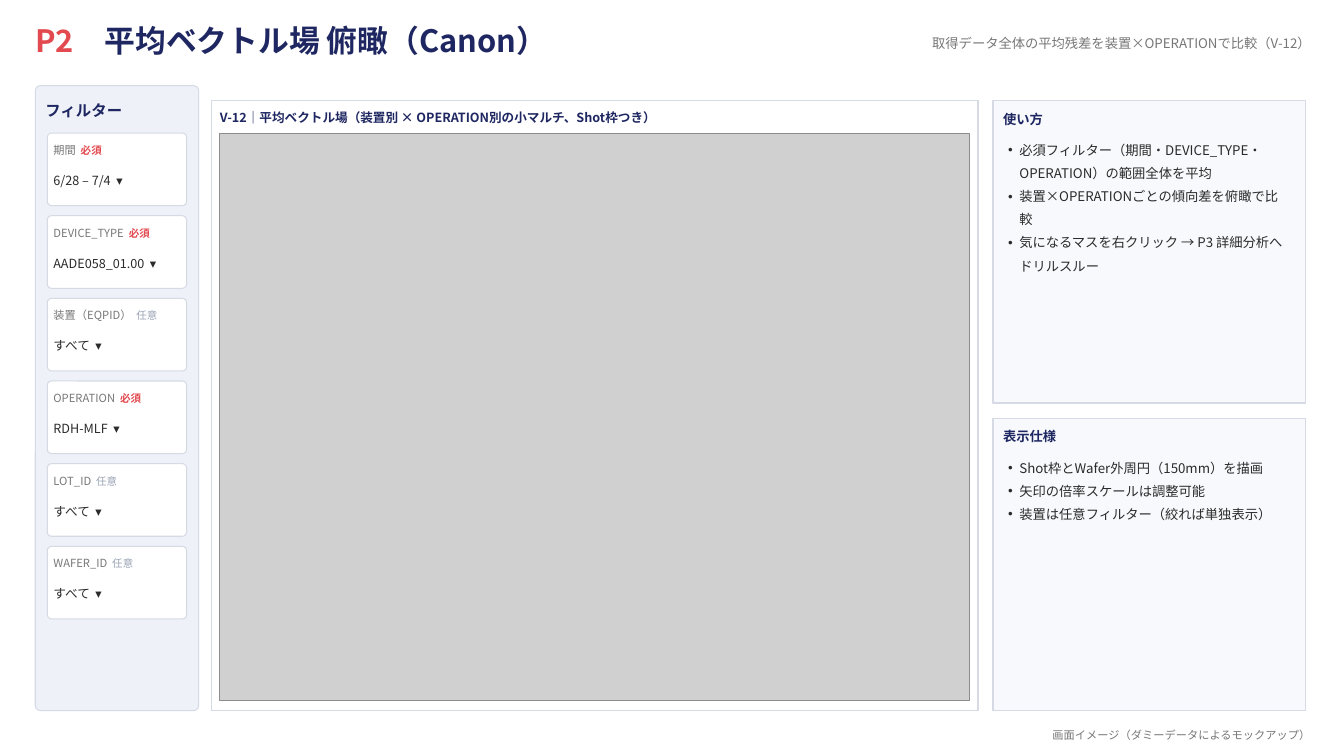
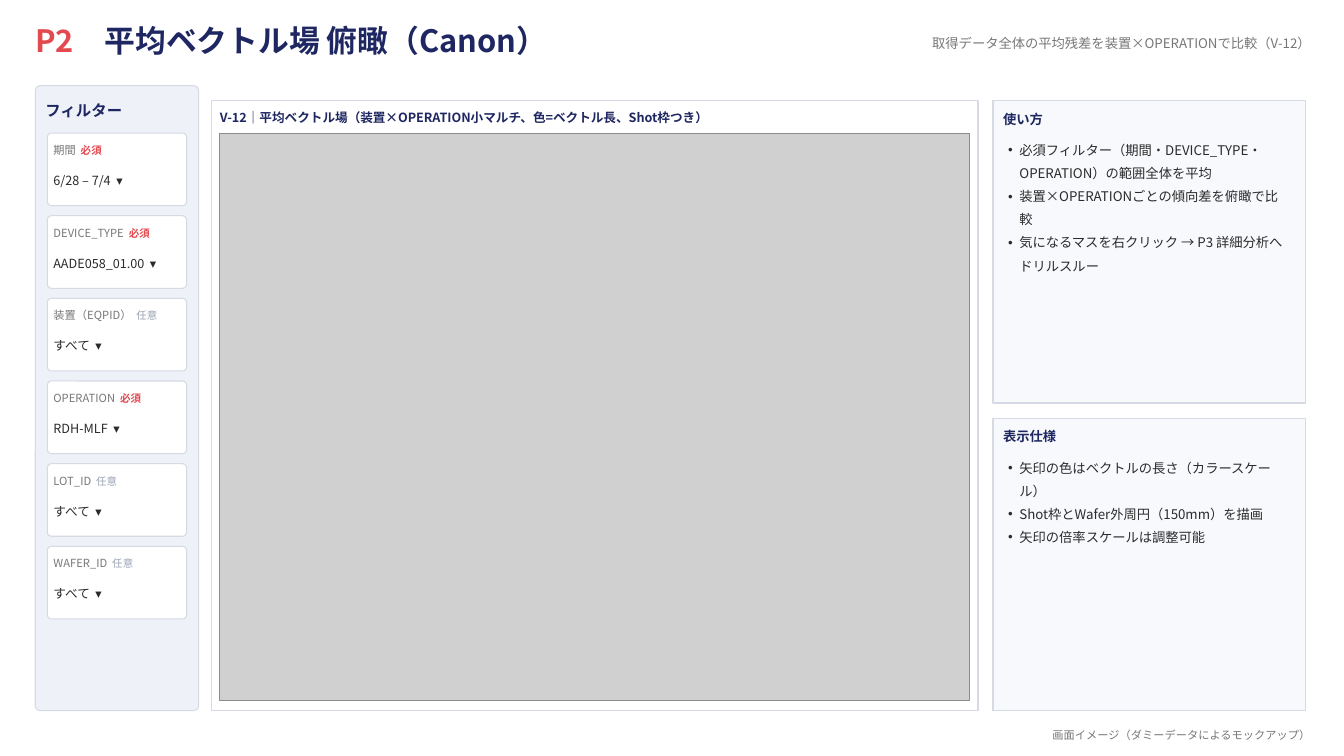
Before and after one commit to rsakamoto-0824/PowerBI_LithoBooster_DashBoard, a slide deck: slide 3 of dashboard_mockup.pptx. Drawn at 1344x756 pixels with LibreOffice and Linux fonts; fonts in the diff are those of the drawing; grey boxes stand for pictures. Boxes give left, top, right and bottom in pixels: in the first picture for what was removed or moved away, otherwise in the second. Text is boxed around its words. In the diff, an @@ line names an element or a change of style, - is before the commit and + after.

```diff
--- a/dashboard_mockup.pptx
+++ b/dashboard_mockup.pptx
@@ text at <box>220,111,708,123</box>: text changed @@
-V-12｜平均ベクトル場（装置別 × OPERATION別の小マルチ、Shot枠つき）
+V-12｜平均ベクトル場（装置×OPERATION小マルチ、色=ベクトル長、Shot枠つき）
@@ text at <box>1019,461,1271,497</box>: paragraph added @@
+• 矢印の色はベクトルの長さ（カラースケール）
@@ text at <box>1019,508,1271,520</box>: paragraph removed @@
-• 装置は任意フィルター（絞れば単独表示）
```
Also in this commit, not shown: 7 other slides changed, 4 other files.
